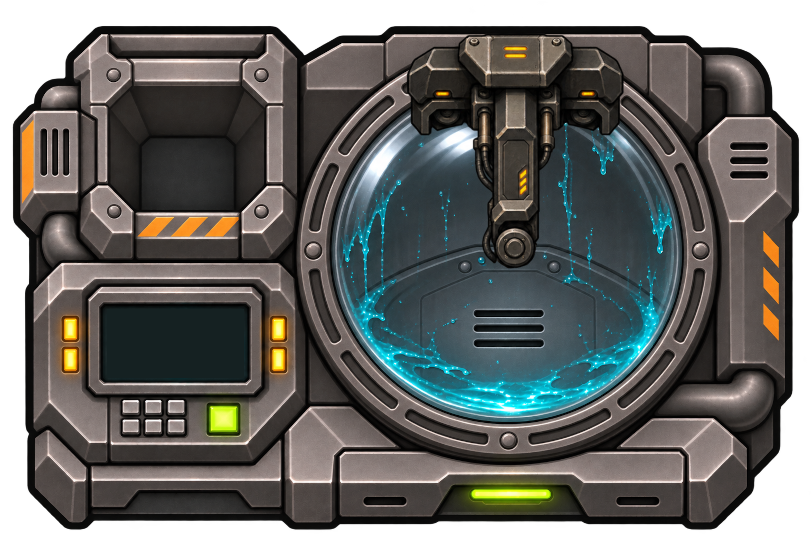
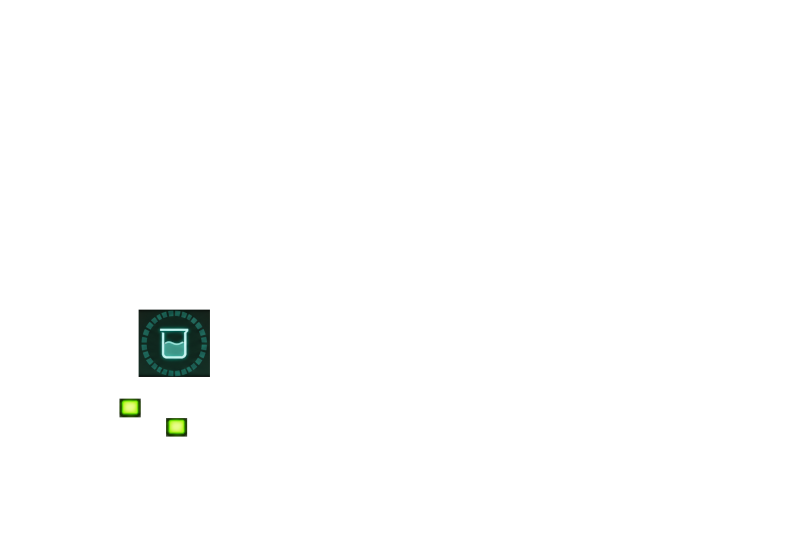
Comparing the layer stacks of the two 812x542 images. Changes:
renamed "Frame 1" to "Frame 0", showed it, painted on it over (x1=119, y1=307, x2=210, y2=437)
hid "Arm 00 copy" over (x1=404, y1=30, x2=626, y2=269)
hid "Pasted Layer", painted on it over (x1=12, y1=25, x2=801, y2=531)
